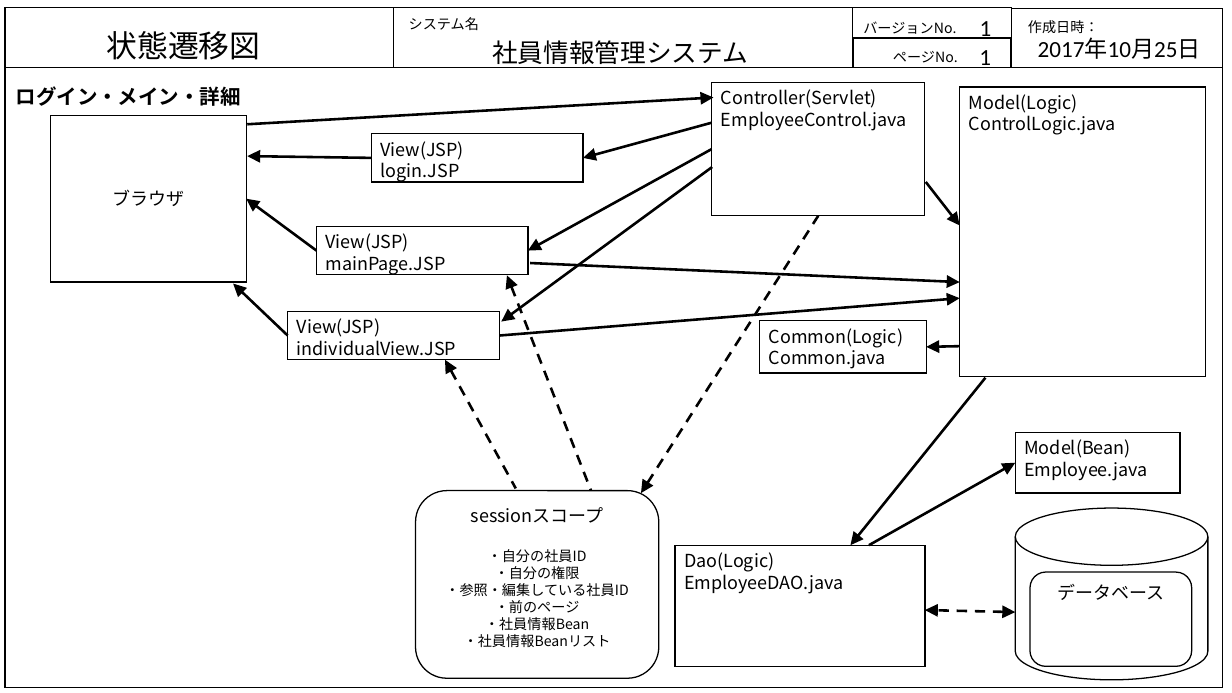
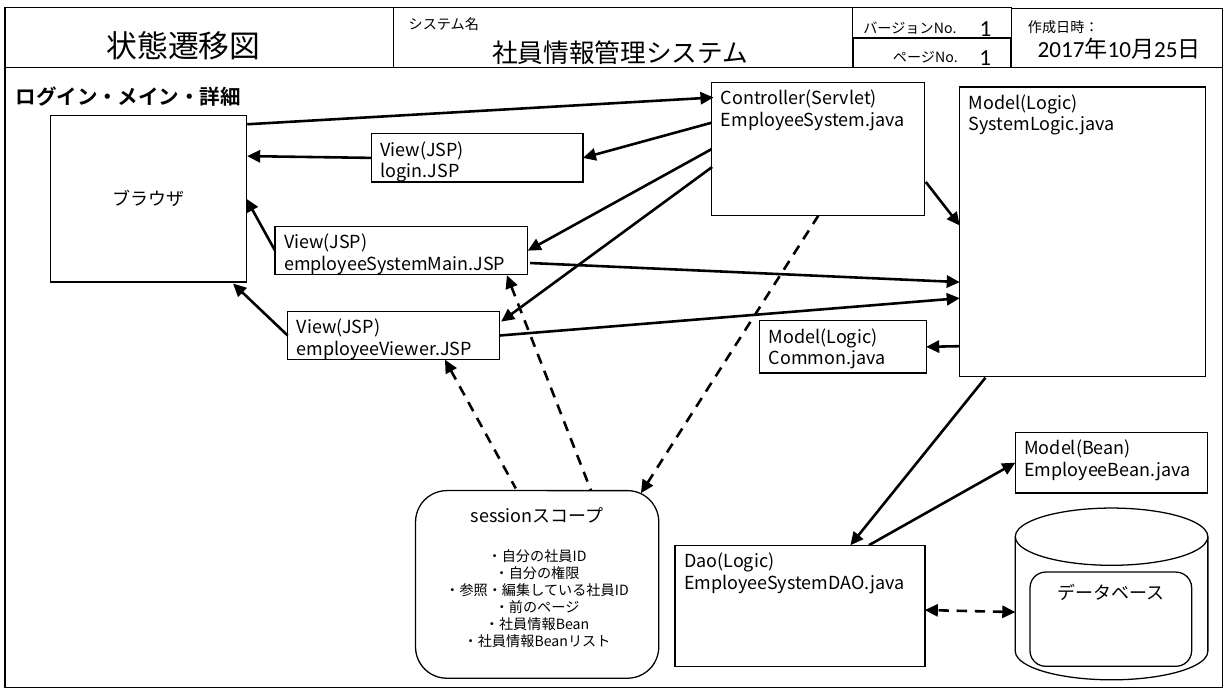
Before and after one commit to java201710/java, a slide deck: slide 10 of 総合演習資料/2.外部設計/画面・状態遷移図_DB.pptx. Drawn at 1232x693 pixels with LibreOffice and Linux fonts; fonts in the diff are those of the drawing. Boxes give left, top, right and bottom in pixels: in the first picture for what was removed or moved away, otherwise in the second. Text is boxed around its words. In the diff, an @@ line names an element or a change of style, - is before the commit and + after.

```diff
--- a/総合演習資料/2.外部設計/画面・状態遷移図_DB.pptx
+++ b/総合演習資料/2.外部設計/画面・状態遷移図_DB.pptx
@@ text in rectangle at bbox=[721, 111, 905, 131]: text changed @@
-EmployeeControl.java
+EmployeeSystem.java
@@ text in rectangle at bbox=[969, 94, 1115, 135]: text changed @@
-Model(Logic)
-ControlLogic.java
+Model(Logic)
+SystemLogic.java
@@ arrow moved from (317, 250) - (247, 199) to (275, 250) - (247, 199) @@
@@ rectangle "View(JSP) employeeSystemMain.JSP": place and size @@
-rectangle "View(JSP) employeeSystemMain.JSP" at bbox=[317, 226, 529, 274]
+rectangle "View(JSP) employeeSystemMain.JSP" at bbox=[275, 226, 529, 274]
@@ text in rectangle at bbox=[284, 233, 505, 275]: text changed @@
-View(JSP)
-mainPage.JSP
+View(JSP)
+employeeSystemMain.JSP
@@ text in rectangle at bbox=[297, 318, 472, 361]: text changed @@
-View(JSP)
-individualView.JSP
+View(JSP)
+employeeViewer.JSP
@@ text in rectangle at bbox=[769, 328, 886, 369]: text changed @@
-Common(Logic)
-Common.java
+Model(Logic)
+Common.java
@@ rectangle "Model(Bean) EmployeeBean.java": place and size @@
-rectangle "Model(Bean) EmployeeBean.java" at bbox=[1016, 433, 1180, 494]
+rectangle "Model(Bean) EmployeeBean.java" at bbox=[1016, 433, 1208, 494]
@@ text in rectangle at bbox=[1024, 439, 1190, 481]: text changed @@
-Model(Bean)
-Employee.java
+Model(Bean)
+EmployeeBean.java
@@ text in rectangle at bbox=[684, 552, 904, 594]: text changed @@
-Dao(Logic)
-EmployeeDAO.java
+Dao(Logic)
+EmployeeSystemDAO.java
```
Also in this commit, not shown: 3 other slides changed, 3 other files.
